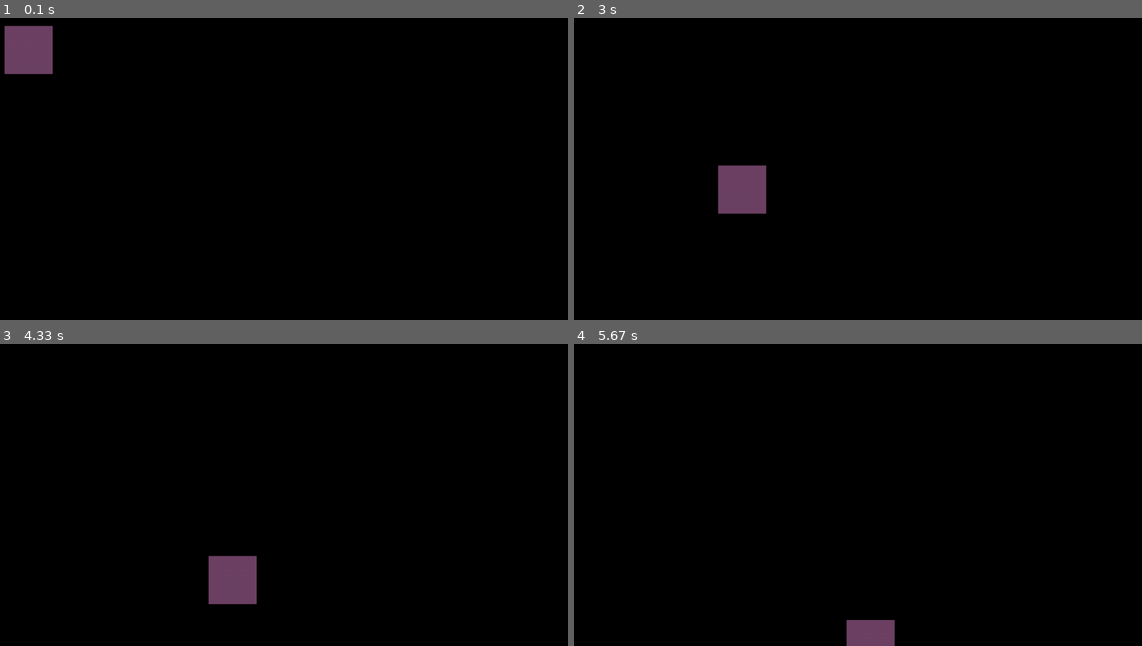
Above: before the commit, frames 1-4 (two rows, left to right).
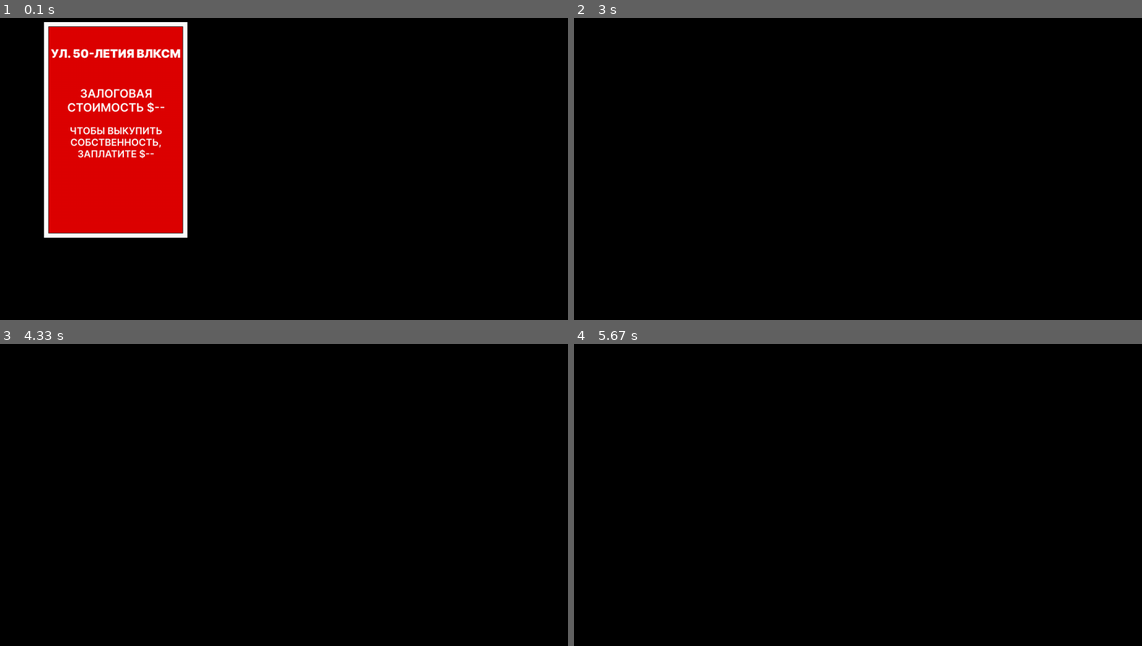
Above: after the commit, the same moments.

Repository: TheKing-OfTime/MonoPyGame
Game: pygame game, started from main.py
Same seed, same stepped clock (60 frames per second), same inputs: the game is played once before the commit and once after it.
Inputs:
- Up to frame 1 (0.1 s): no input
- Up to frame 2 (3 s): no input
- Up to frame 3 (4.33 s): no input
- Up to frame 4 (5.67 s): no input

The runs differ from the first frame. In frame 1, 19% of the frame differs, in the area x 0-34%, y 1-73%; in frame 2, 1.4%; in frame 3, 1.4%; in frame 4, 0.7%.

Commit message:
Fix asset loaders

Diff:
--- a/classes/BaseClass.py
+++ b/classes/BaseClass.py
@@ -1,6 +1,7 @@
 class BaseClass:
     _id = ''
     scene = None
+    path_to_main = ''
 
     def __init__(self, scene):
         self.scene = scene
--- a/classes/Displayable.py
+++ b/classes/Displayable.py
@@ -1,6 +1,7 @@
 import pygame
 import random
 import os
+import sys
 from classes.BaseClass import BaseClass
 
 
@@ -15,7 +16,7 @@
 		self._show = show
 
 	def load_asset(self, asset_path):
-		self.asset = pygame.image.load(asset_path)
+		self.asset = pygame.image.load(os.path.abspath(sys.argv[0]).replace('main.py', '') + asset_path)
 
 	# noinspection PyTypeChecker
 	def draw(self):
@@ -62,6 +63,7 @@
 
 class Animated(Displayable):
 	assets = []
+	frame = 0
 
 	def __init__(self, scene):
 		super().__init__(scene)
@@ -69,10 +71,22 @@
 
 	def load_asset(self, asset_dir_path):
 		for asset in os.listdir(asset_dir_path):
-			self.assets.append(pygame.image.load(asset_dir_path + '.' + asset))
+			self.assets.append(
+				pygame.image.load(os.path.abspath(sys.argv[0]).replace('main.py', '') + asset_dir_path + '/' + asset)
+			)
 
-	def draw(self, asset_number):
+	def draw(self, asset_number=None):
+		if asset_number is not None:
+			self.frame = asset_number
 		if self.assets is None:
 			pygame.draw.rect(self.scene, self.pos.color, self.pos.get_rect())
 		else:
-			self.scene.blit(self.assets[asset_number], (self.pos.x, self.pos.y))
+			self.scene.blit(self.assets[self.frame], (self.pos.x, self.pos.y))
+
+	def draw_next(self):
+		if self.frame < len(self.assets) - 1:
+			self.frame += 1
+		else:
+			self.frame = 0
+		print(self.frame)
+		self.draw()
--- a/main.py
+++ b/main.py
@@ -1,17 +1,18 @@
 import pygame
-from classes.Displayable import Displayable
+from classes.Displayable import Displayable, Animated
 
 pygame.init()
 scr = pygame.display.set_mode((1280, 720))
 pygame.display.set_caption('Monopoly')
 done = False
-test_displayable = Displayable(scr)
+test_displayable = Animated(scr)
+test_displayable.load_asset('assets/tiles/green_1')
 while not done:
 	for event in pygame.event.get():
 		if event.type == pygame.QUIT:
 			done = True
-	test_displayable.draw()
-	test_displayable.pos.move(1, 1)
+	test_displayable.draw_next()
+	test_displayable.pos.move(10, 0)
 	if not test_displayable._show:
 		test_displayable.show()
 	pygame.display.flip()
Renamed: assets/tiles/card_behind_green_1.png -> assets/tiles/green_1/card_behind_green_1.png
Renamed: assets/tiles/card_green_1.png -> assets/tiles/green_1/card_front_green_1.png
